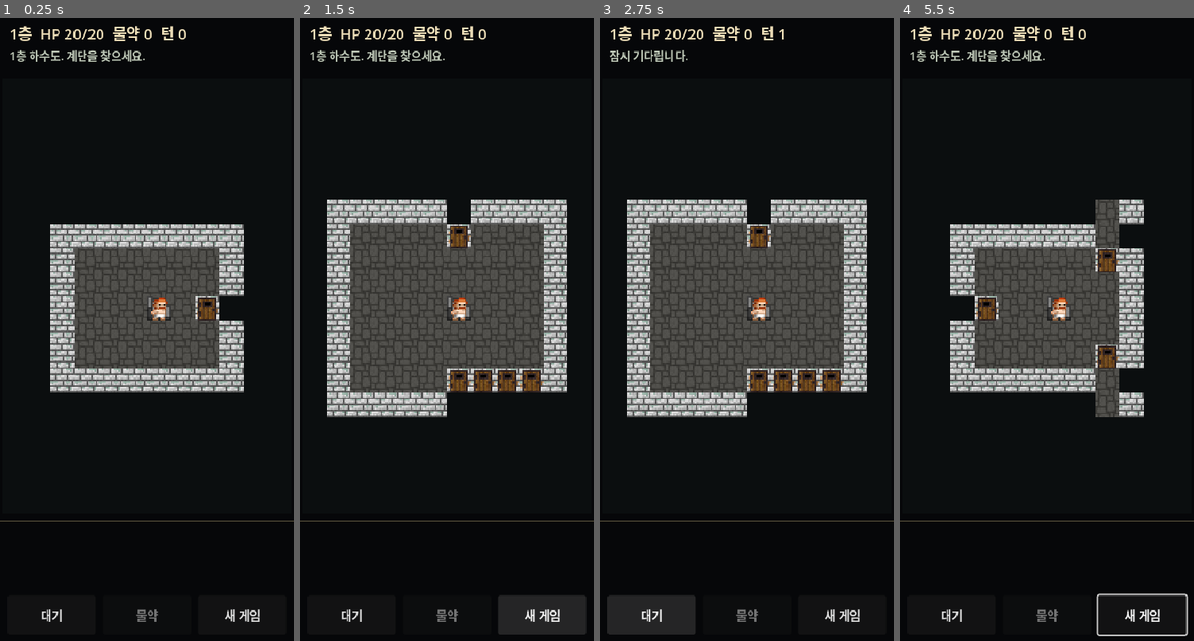
Above: before the commit, frames 1-4 (left to right).
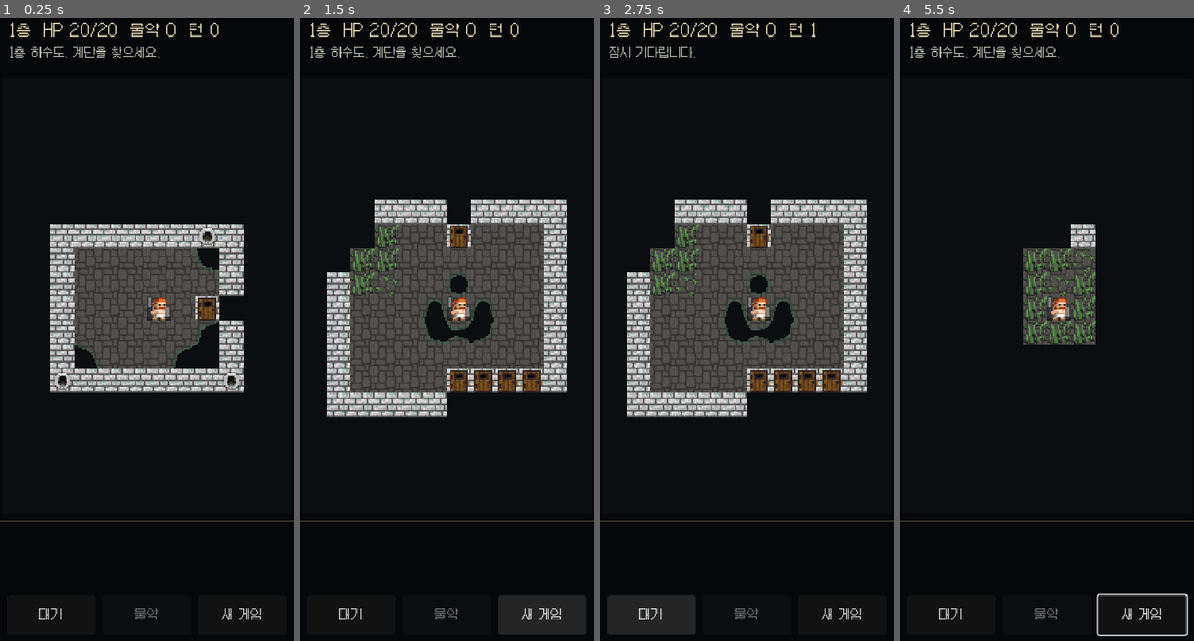
Above: after the commit, the same moments.

Repository: jinha1226/Testspd
Game: Godot game, scene res://main.tscn
Same seed, same stepped clock (60 frames per second), same inputs: the game is played once before the commit and once after it.
Inputs (mouse positions are in pixels of both pictures, inside the frame that each line leads up to):
- Up to frame 1 (0.25 s): no input
- Up to frame 2 (1.5 s): click "새 게임" at 0.5 s; click "새 게임" at 1.25 s
- Up to frame 3 (2.75 s): click "대기" at 2 s
- Up to frame 4 (5.5 s): tap Enter at 2.75, 4.25 s; move the mouse to (1047, 329) at 2.77 s; hold Right 2.78-3.53 s; tap K at 2.85 s; click (1047, 329) at 2.92 s; tap Space at 3.02, 3.5, 3.77, 5.27 s; move the mouse to (988, 360) at 3.52 s; hold Down 3.53-4.28 s; tap J at 3.6 s; click (988, 360) at 3.67 s; move the mouse to (1076, 192) at 4.27 s; hold Right 4.28-5.03 s; tap H at 4.35 s; click (1076, 192) at 4.42 s; move the mouse to (1032, 460) at 5.02 s; hold Up from 5.03 s (still down); tap L at 5.1 s; click (1032, 460) at 5.17 s

The runs differ from the first frame. In frame 1, 3.3% of the frame differs, in the area x 3-89%, y 0-97%; in frame 2, 4.9%; in frame 3, 4.5%; in frame 4, 17%.

Commit message:
Port sewer terrain and mobs; bundle Korean UI font

Diff:
--- a/main.gd
+++ b/main.gd
@@ -5,7 +5,12 @@
 const HERO_TEXTURE = preload("res://assets/warrior.png")
 const RAT_TEXTURE = preload("res://assets/rat.png")
 const SNAKE_TEXTURE = preload("res://assets/snake.png")
+const GNOLL_TEXTURE = preload("res://assets/gnoll.png")
+const SWARM_TEXTURE = preload("res://assets/swarm.png")
+const CRAB_TEXTURE = preload("res://assets/crab.png")
+const SLIME_TEXTURE = preload("res://assets/slime.png")
 const ITEM_TEXTURE = preload("res://assets/items.png")
+const UI_FONT = preload("res://assets/fonts/Galmuri11.ttf")
 const CELL_SIZE := 32.0
 const MAP_TOP := 88.0
 const MAP_BOTTOM_MARGIN := 166.0
@@ -22,6 +27,9 @@
 
 func _ready() -> void:
 	texture_filter = CanvasItem.TEXTURE_FILTER_NEAREST
+	var ui_theme := Theme.new()
+	ui_theme.default_font = UI_FONT
+	theme = ui_theme
 	run.start()
 	_create_ui()
 	_layout_ui()
@@ -106,7 +114,7 @@
 			)
 			if not run.is_explored(cell):
 				continue
-			var tile_id := _visual_tile(run.tile_at(cell))
+			var tile_id := _visual_tile(cell)
 			var source := Rect2(
 				Vector2((tile_id % 16) * 16, int(tile_id / 16) * 16),
 				Vector2(16, 16)
@@ -118,11 +126,7 @@
 					_draw_sprite(ITEM_TEXTURE, Rect2(0, 22 * 16, 16, 16), destination)
 				for mob in run.mobs:
 					if mob["pos"] == cell:
-						if mob["kind"] == "snake":
-							_draw_sprite(SNAKE_TEXTURE, Rect2(0, 0, 12, 11),
-								Rect2(destination.position + Vector2(4, 6), Vector2(24, 22)))
-						else:
-							_draw_sprite(RAT_TEXTURE, Rect2(0, 0, 16, 15), destination)
+						_draw_mob(mob["kind"], destination)
 						break
 			if cell == run.hero:
 				var hero_destination := Rect2(
@@ -139,10 +143,46 @@
 	)
 
 
-func _visual_tile(tile: int) -> int:
+func _draw_mob(kind: String, cell: Rect2) -> void:
+	match kind:
+		"snake":
+			_draw_sprite(SNAKE_TEXTURE, Rect2(0, 0, 12, 11),
+				Rect2(cell.position + Vector2(4, 6), Vector2(24, 22)))
+		"gnoll":
+			_draw_sprite(GNOLL_TEXTURE, Rect2(0, 0, 12, 15),
+				Rect2(cell.position + Vector2(4, 2), Vector2(24, 30)))
+		"swarm":
+			_draw_sprite(SWARM_TEXTURE, Rect2(0, 0, 16, 16), cell)
+		"crab":
+			_draw_sprite(CRAB_TEXTURE, Rect2(0, 0, 16, 16), cell)
+		"slime":
+			_draw_sprite(SLIME_TEXTURE, Rect2(0, 0, 14, 12),
+				Rect2(cell.position + Vector2(2, 4), Vector2(28, 24)))
+		_:
+			_draw_sprite(RAT_TEXTURE, Rect2(0, 0, 16, 15), cell)
+
+
+func _visual_tile(cell: Vector2i) -> int:
+	var tile := run.tile_at(cell)
 	match tile:
 		Run.FLOOR:
 			return 0
+		Run.FLOOR_DECO:
+			return 1
+		Run.GRASS:
+			return 2
+		Run.HIGH_GRASS:
+			return 66
+		Run.WATER:
+			# DungeonTileSheet.stitchWaterTile uses bits top/right/bottom/left.
+			var mask := 0
+			var directions := [Vector2i.UP, Vector2i.RIGHT, Vector2i.DOWN, Vector2i.LEFT]
+			for index in range(4):
+				var direction: Vector2i = directions[index]
+				var neighbor := run.tile_at(cell + direction)
+				if neighbor != Run.WATER and not Run.is_wall_tile(neighbor):
+					mask += 1 << index
+			return 32 + mask
 		Run.CLOSED_DOOR:
 			return 56
 		Run.OPEN_DOOR:
@@ -151,6 +191,8 @@
 			return 16
 		Run.EXIT:
 			return 17
+		Run.WALL_DECO:
+			return 49
 		_:
 			return 48
 
--- a/run.gd
+++ b/run.gd
@@ -3,6 +3,7 @@
 
 const ShadowCaster = preload("res://spd_shadowcaster.gd")
 const SpdCombat = preload("res://spd_combat.gd")
+const SpdPatch = preload("res://spd_patch.gd")
 
 const WIDTH := 36
 const HEIGHT := 36
@@ -12,6 +13,11 @@
 const OPEN_DOOR := 3
 const ENTRANCE := 4
 const EXIT := 5
+const WATER := 6
+const GRASS := 7
+const HIGH_GRASS := 8
+const FLOOR_DECO := 9
+const WALL_DECO := 10
 const SIGHT_RADIUS := 8
 const DIRS8 := [
 	Vector2i(-1, -1), Vector2i(0, -1), Vector2i(1, -1),
@@ -93,6 +99,7 @@
 		rooms.append_array([first, last])
 
 	_mark_doors()
+	_paint_terrain()
 	hero = _room_center(rooms.front())
 	stairs = _room_center(rooms.back())
 	tiles[_index(hero)] = ENTRANCE
@@ -109,7 +116,7 @@
 
 func _spawn_mobs() -> void:
 	# RegularLevel.createMobs presets eight enemies on depth 1. MobSpawner's
-	# depth-1 standard rotation is three rats and one snake, repeated as needed.
+	# sewer rotations are selected by depth and reshuffled when exhausted.
 	# Rare alternates and exact standard-room weighting remain to be ported.
 	var candidates: Array[Vector2i] = []
 	for room_index in range(1, rooms.size()):
@@ -117,11 +124,12 @@
 		for y in range(room.position.y, room.end.y):
 			for x in range(room.position.x, room.end.x):
 				var cell := Vector2i(x, y)
-				if tile_at(cell) == FLOOR and cell != stairs and not is_visible(cell) \
+				if not is_wall_tile(tile_at(cell)) and tile_at(cell) != CLOSED_DOOR \
+						and cell != stairs and not is_visible(cell) \
 						and maxi(absi(cell.x - hero.x), absi(cell.y - hero.y)) > 8:
 					candidates.append(cell)
 	var count := 8 if depth == 1 else 3 + depth % 5 + rng.randi_range(0, 2)
-	var rotation := ["rat", "rat", "rat", "snake"]
+	var rotation := _mob_rotation()
 	var rotation_index := 0
 	while mobs.size() < count and not candidates.is_empty():
 		if rotation_index == 0:
@@ -137,7 +145,63 @@
 			var kind: String = rotation[rotation_index]
 			mobs.append({"kind": kind, "pos": cell, "hp": SpdCombat.mob_hp(kind),
 				"state": "sleeping", "enemy_seen": false, "target": cell})
+			_trample(cell)
 			rotation_index = (rotation_index + 1) % rotation.size()
+
+
+func _mob_rotation() -> Array[String]:
+	match depth:
+		1:
+			return ["rat", "rat", "rat", "snake"]
+		2:
+			return ["rat", "rat", "snake", "gnoll", "gnoll"]
+		3:
+			return ["rat", "snake", "gnoll", "gnoll", "gnoll", "swarm", "crab"]
+		_:
+			return ["gnoll", "swarm", "crab", "crab", "slime", "slime"]
+
+
+func _paint_terrain() -> void:
+	# SewerLevel.painter() uses 30% water with five smoothing passes and
+	# 20% grass with four passes. Current rooms are still provisional.
+	var water: PackedByteArray = SpdPatch.generate(rng, WIDTH, HEIGHT, 0.30, 5, true)
+	var grass: PackedByteArray = SpdPatch.generate(rng, WIDTH, HEIGHT, 0.20, 4, true)
+	for room in rooms:
+		for y in range(room.position.y, room.end.y):
+			for x in range(room.position.x, room.end.x):
+				var index := x + y * WIDTH
+				if tiles[index] == FLOOR and water[index] != 0:
+					tiles[index] = WATER
+	for room in rooms:
+		for y in range(room.position.y, room.end.y):
+			for x in range(room.position.x, room.end.x):
+				var index := x + y * WIDTH
+				if tiles[index] != FLOOR or grass[index] == 0:
+					continue
+				var count := 1
+				for direction in DIRS8:
+					var neighbor: Vector2i = Vector2i(x, y) + direction
+					if _inside(neighbor) and grass[_index(neighbor)] != 0:
+						count += 1
+				tiles[index] = HIGH_GRASS if rng.randf() < count / 12.0 else GRASS
+	# SewerPainter.decorate(): decorate walls above water and floor near walls.
+	for y in range(1, HEIGHT - 1):
+		for x in range(1, WIDTH - 1):
+			var index := x + y * WIDTH
+			if tiles[index] == WALL and tiles[index - WIDTH] == WALL \
+					and tiles[index + WIDTH] == WATER and rng.randi_range(0, 1) == 0:
+				tiles[index] = WALL_DECO
+	for y in range(1, HEIGHT - 1):
+		for x in range(1, WIDTH - 1):
+			var index := x + y * WIDTH
+			if tiles[index] != FLOOR:
+				continue
+			var count := 0
+			for direction in [Vector2i.UP, Vector2i.RIGHT, Vector2i.DOWN, Vector2i.LEFT]:
+				if tile_at(Vector2i(x, y) + direction) == WALL:
+					count += 1
+			if rng.randi_range(0, 15) < count * count:
+				tiles[index] = FLOOR_DECO
 
 
 func _carve_room(room: Rect2i) -> void:
@@ -199,6 +263,15 @@
 	return tiles[_index(p)] if _inside(p) else WALL
 
 
+static func is_wall_tile(tile: int) -> bool:
+	return tile == WALL or tile == WALL_DECO
+
+
+func _trample(p: Vector2i) -> void:
+	if tile_at(p) == HIGH_GRASS:
+		tiles[_index(p)] = GRASS
+
+
 func is_visible(p: Vector2i) -> bool:
 	return _inside(p) and visible[_index(p)] != 0
 
@@ -218,7 +291,8 @@
 	var blocking := PackedByteArray()
 	blocking.resize(WIDTH * HEIGHT)
 	for index in range(tiles.size()):
-		blocking[index] = 1 if tiles[index] == WALL or tiles[index] == CLOSED_DOOR else 0
+		blocking[index] = 1 if is_wall_tile(tiles[index]) \
+			or tiles[index] == CLOSED_DOOR or tiles[index] == HIGH_GRASS else 0
 	return blocking
 
 
@@ -235,18 +309,20 @@
 	if absi(direction.x) > 1 or absi(direction.y) > 1:
 		return false
 	var target := hero + direction
-	if not _inside(target) or tile_at(target) == WALL:
+	if not _inside(target) or is_wall_tile(tile_at(target)):
 		message = "벽이 가로막고 있습니다."
 		return false
 	var mob_index := _mob_index_at(target)
 	if mob_index >= 0:
 		var mob: Dictionary = mobs[mob_index]
 		var kind: String = mob["kind"]
-		var name := "뱀" if kind == "snake" else "쥐"
+		var name := _mob_name(kind)
 		var strike: Dictionary = SpdCombat.warrior_attacks_mob(rng, kind, not mob["enemy_seen"])
 		if not strike["hit"]:
 			message = "공격이 빗나갔습니다."
 		else:
+			_split_swarm(mob_index, int(strike["damage"]))
+			mob = mobs[mob_index]
 			mob["hp"] = int(mob["hp"]) - int(strike["damage"])
 			if int(mob["hp"]) <= 0:
 				mobs.remove_at(mob_index)
@@ -262,6 +338,7 @@
 		message = "문을 열었습니다."
 	else:
 		hero = target
+		_trample(hero)
 		message = "이동했습니다."
 		if potions.has(hero):
 			potions.erase(hero)
@@ -314,53 +391,93 @@
 
 func _enemy_turn() -> void:
 	var blocking := _blocking_map()
-	for i in range(mobs.size()):
-		var mob: Dictionary = mobs[i]
-		var pos: Vector2i = mob["pos"]
-		var distance := maxi(absi(pos.x - hero.x), absi(pos.y - hero.y))
-		var mob_fov: PackedByteArray = ShadowCaster.cast_shadow(pos, WIDTH, HEIGHT, blocking, SIGHT_RADIUS)
-		var sees_hero := mob_fov[_index(hero)] != 0
-		if mob["state"] == "sleeping":
-			# Mob.Sleeping detects an unstealthed hero with chance 1 / distance.
-			if sees_hero and rng.randf() < 1.0 / maxf(1.0, float(distance)):
-				mob["state"] = "hunting"
-				mob["enemy_seen"] = true
-				mob["target"] = hero
-				mobs[i] = mob
+	var initial_count := mobs.size()
+	for i in range(initial_count):
+		# The source Actor scheduler grants crabs two actions per hero turn at base speed 2.
+		var actions := 2 if mobs[i]["kind"] == "crab" else 1
+		for action in range(actions):
+			_mob_act(i, blocking)
+
+
+func _mob_act(i: int, blocking: PackedByteArray) -> void:
+	var mob: Dictionary = mobs[i]
+	var pos: Vector2i = mob["pos"]
+	var distance := maxi(absi(pos.x - hero.x), absi(pos.y - hero.y))
+	var mob_fov: PackedByteArray = ShadowCaster.cast_shadow(pos, WIDTH, HEIGHT, blocking, SIGHT_RADIUS)
+	var sees_hero := mob_fov[_index(hero)] != 0
+	if mob["state"] == "sleeping":
+		# Mob.Sleeping detects an unstealthed hero with chance 1 / distance.
+		if sees_hero and rng.randf() < 1.0 / maxf(1.0, float(distance)):
+			mob["state"] = "hunting"
+			mob["enemy_seen"] = true
+			mob["target"] = hero
+			mobs[i] = mob
+		return
+	mob["enemy_seen"] = sees_hero
+	if sees_hero:
+		mob["state"] = "hunting"
+		mob["target"] = hero
+	if distance <= 1 and sees_hero:
+		var strike: Dictionary = SpdCombat.mob_attacks_warrior(rng, mob["kind"])
+		var name := _mob_name(mob["kind"])
+		if strike["hit"]:
+			hp = maxi(0, hp - int(strike["damage"]))
+			message += " %s에게 %d 피해를 받았습니다." % [name, strike["damage"]]
+		else:
+			message += " %s의 공격이 빗나갔습니다." % name
+		mobs[i] = mob
+		return
+	var goal: Vector2i = mob["target"]
+	if pos == goal:
+		mob["state"] = "wandering"
+		mobs[i] = mob
+		return
+	var best := pos
+	var best_distance := pos.distance_squared_to(goal)
+	for direction in DIRS8:
+		var next: Vector2i = pos + direction
+		if is_wall_tile(tile_at(next)) or tile_at(next) == CLOSED_DOOR or next == hero:
 			continue
-		mob["enemy_seen"] = sees_hero
-		if sees_hero:
-			mob["state"] = "hunting"
-			mob["target"] = hero
-		if distance <= 1 and sees_hero:
-			var strike: Dictionary = SpdCombat.mob_attacks_warrior(rng, mob["kind"])
-			var name := "뱀" if mob["kind"] == "snake" else "쥐"
-			if strike["hit"]:
-				hp = maxi(0, hp - int(strike["damage"]))
-				message += " %s에게 %d 피해를 받았습니다." % [name, strike["damage"]]
-			else:
-				message += " %s의 공격이 빗나갔습니다." % name
-			mobs[i] = mob
+		if _mob_index_at(next) >= 0:
 			continue
-		var goal: Vector2i = mob["target"]
-		if pos == goal:
-			mob["state"] = "wandering"
-			mobs[i] = mob
-			continue
-		var best := pos
-		var best_distance := pos.distance_squared_to(goal)
-		for direction in DIRS8:
-			var next: Vector2i = pos + direction
-			if tile_at(next) == WALL or tile_at(next) == CLOSED_DOOR or next == hero:
-				continue
-			if _mob_index_at(next) >= 0:
-				continue
-			var next_distance := next.distance_squared_to(goal)
-			if next_distance < best_distance:
-				best = next
-				best_distance = next_distance
-		mob["pos"] = best
-		mobs[i] = mob
+		var next_distance := next.distance_squared_to(goal)
+		if next_distance < best_distance:
+			best = next
+			best_distance = next_distance
+	mob["pos"] = best
+	_trample(best)
+	mobs[i] = mob
+
+
+func _split_swarm(index: int, damage: int) -> void:
+	var mob: Dictionary = mobs[index]
+	if mob["kind"] != "swarm" or int(mob["hp"]) < damage + 2:
+		return
+	var candidates: Array[Vector2i] = []
+	var origin: Vector2i = mob["pos"]
+	for direction in [Vector2i.RIGHT, Vector2i.LEFT, Vector2i.DOWN, Vector2i.UP]:
+		var cell: Vector2i = origin + direction
+		if not is_wall_tile(tile_at(cell)) and tile_at(cell) != CLOSED_DOOR \
+				and cell != hero and _mob_index_at(cell) < 0:
+			candidates.append(cell)
+	if candidates.is_empty():
+		return
+	var clone_hp := int((int(mob["hp"]) - damage) / 2)
+	mob["hp"] = int(mob["hp"]) - clone_hp
+	mobs[index] = mob
+	var cell: Vector2i = candidates[rng.randi_range(0, candidates.size() - 1)]
+	mobs.append({"kind": "swarm", "pos": cell, "hp": clone_hp,
+		"state": "hunting", "enemy_seen": true, "target": hero})
+
+
+static func _mob_name(kind: String) -> String:
+	match kind:
+		"snake": return "뱀"
+		"gnoll": return "놀"
+		"swarm": return "파리떼"
+		"crab": return "게"
+		"slime": return "슬라임"
+		_: return "쥐"
 
 
 func has_visible_enemy() -> bool:
@@ -384,7 +501,7 @@
 			break
 		for direction in DIRS8:
 			var next: Vector2i = p + direction
-			if previous.has(next) or not is_explored(next) or tile_at(next) == WALL:
+			if previous.has(next) or not is_explored(next) or is_wall_tile(tile_at(next)):
 				continue
 			previous[next] = p
 			queue.append(next)
--- a/spd_combat.gd
+++ b/spd_combat.gd
@@ -19,6 +19,14 @@
 const SNAKE_HP := 4
 const SNAKE_ATTACK_SKILL := 10
 const SNAKE_DEFENSE_SKILL := 25
+const MOB_STATS := {
+	"rat": {"hp": 8, "attack": 8, "defense": 2, "damage_min": 1, "damage_max": 4, "dr_max": 1},
+	"snake": {"hp": 4, "attack": 10, "defense": 25, "damage_min": 1, "damage_max": 4, "dr_max": 0},
+	"gnoll": {"hp": 12, "attack": 10, "defense": 4, "damage_min": 1, "damage_max": 6, "dr_max": 2},
+	"swarm": {"hp": 50, "attack": 10, "defense": 5, "damage_min": 1, "damage_max": 4, "dr_max": 0},
+	"crab": {"hp": 15, "attack": 12, "defense": 5, "damage_min": 1, "damage_max": 7, "dr_max": 4},
+	"slime": {"hp": 20, "attack": 12, "defense": 5, "damage_min": 2, "damage_max": 5, "dr_max": 0},
+}
 
 
 static func normal_int_range(rng: RandomNumberGenerator, minimum: int, maximum: int) -> int:
@@ -41,18 +49,23 @@
 
 
 static func mob_hp(kind: String) -> int:
-	return SNAKE_HP if kind == "snake" else RAT_HP
+	return int(MOB_STATS.get(kind, MOB_STATS["rat"])["hp"])
 
 
 static func warrior_attacks_mob(rng: RandomNumberGenerator, kind: String, surprised: bool) -> Dictionary:
 	# Mob.defenseSkill returns zero when surprised by the hero.
-	var defense := 0 if surprised else (SNAKE_DEFENSE_SKILL if kind == "snake" else RAT_DEFENSE_SKILL)
-	var dr_max := 0 if kind == "snake" else RAT_DR_MAX
-	return attack(rng, HERO_ATTACK_SKILL, defense,
-		WORN_SHORTSWORD_MIN, WORN_SHORTSWORD_MAX, RAT_DR_MIN, dr_max)
+	var stats: Dictionary = MOB_STATS.get(kind, MOB_STATS["rat"])
+	var defense := 0 if surprised else int(stats["defense"])
+	var strike := attack(rng, HERO_ATTACK_SKILL, defense,
+		WORN_SHORTSWORD_MIN, WORN_SHORTSWORD_MAX, 0, int(stats["dr_max"]))
+	if kind == "slime" and int(strike["damage"]) >= 5:
+		# Slime.damage caps large hits on a diminishing curve.
+		var damage := int(strike["damage"])
+		strike["damage"] = int(4.0 + (sqrt(8.0 * (damage - 4) + 1.0) - 1.0) / 2.0)
+	return strike
 
 
 static func mob_attacks_warrior(rng: RandomNumberGenerator, kind: String) -> Dictionary:
-	var attack_skill := SNAKE_ATTACK_SKILL if kind == "snake" else RAT_ATTACK_SKILL
-	return attack(rng, attack_skill, HERO_DEFENSE_SKILL,
-		RAT_DAMAGE_MIN, RAT_DAMAGE_MAX, CLOTH_ARMOR_DR_MIN, CLOTH_ARMOR_DR_MAX)
+	var stats: Dictionary = MOB_STATS.get(kind, MOB_STATS["rat"])
+	return attack(rng, int(stats["attack"]), HERO_DEFENSE_SKILL,
+		int(stats["damage_min"]), int(stats["damage_max"]), CLOTH_ARMOR_DR_MIN, CLOTH_ARMOR_DR_MAX)
--- /dev/null
+++ b/spd_patch.gd
@@ -0,0 +1,68 @@
+extends RefCounted
+## Godot port of levels/Patch.java generate(), upstream 2bb34a4.
+## RNG source differs from watabou.utils.Random, but clustering and forced
+## fill-rate rules follow the Java algorithm.
+
+
+static func generate(rng: RandomNumberGenerator, width: int, height: int,
+		fill: float, clustering: int, force_fill_rate: bool) -> PackedByteArray:
+	var length := width * height
+	var target := roundi(length * fill)
+	var fill_diff := -target
+	if force_fill_rate and clustering > 0:
+		fill += (0.5 - fill) * 0.5
+	var current := PackedByteArray()
+	var previous := PackedByteArray()
+	current.resize(length)
+	previous.resize(length)
+	for index in range(length):
+		previous[index] = 1 if rng.randf() < fill else 0
+		if previous[index] != 0:
+			fill_diff += 1
+	for iteration in range(clustering):
+		for y in range(height):
+			for x in range(width):
+				var index := x + y * width
+				var count := 0
+				var neighbors := 0
+				for dy in range(-1, 2):
+					for dx in range(-1, 2):
+						var nx := x + dx
+						var ny := y + dy
+						if nx >= 0 and ny >= 0 and nx < width and ny < height:
+							neighbors += 1
+							if previous[nx + ny * width] != 0:
+								count += 1
+				current[index] = 1 if 2 * count >= neighbors else 0
+				if current[index] != previous[index]:
+					fill_diff += 1 if current[index] != 0 else -1
+		var swap := current
+		current = previous
+		previous = swap
+	if force_fill_rate and mini(width, height) > 2:
+		var growing := fill_diff < 0
+		var correction_steps := 0
+		while fill_diff != 0 and correction_steps < length * 20:
+			correction_steps += 1
+			var cell := 0
+			var tries := 0
+			while true:
+				cell = rng.randi_range(1, width - 2) + rng.randi_range(1, height - 2) * width
+				tries += 1
+				if (previous[cell] != 0) == growing or tries * 10 >= length:
+					break
+			for dy in range(-1, 2):
+				for dx in range(-1, 2):
+					var neighbor := cell + dx + dy * width
+					if fill_diff != 0 and (previous[neighbor] != 0) != growing:
+						previous[neighbor] = 1 if growing else 0
+						fill_diff += 1 if growing else -1
+		# The Java loop has no bound. Keep malformed Godot maps from hanging.
+		if fill_diff != 0:
+			for index in range(length):
+				if fill_diff == 0:
+					break
+				if (previous[index] != 0) != growing:
+					previous[index] = 1 if growing else 0
+					fill_diff += 1 if growing else -1
+	return previous
--- /dev/null
+++ b/tests/font.gd
@@ -0,0 +1,27 @@
+extends SceneTree
+
+const MAIN = preload("res://main.gd")
+const FONT = preload("res://assets/fonts/Galmuri11.ttf")
+
+
+func _initialize() -> void:
+	for index in range("한글 층 쥐 뱀 회복 물약 새 게임".length()):
+		var codepoint := "한글 층 쥐 뱀 회복 물약 새 게임".unicode_at(index)
+		if codepoint != 32 and not FONT.has_char(codepoint):
+			push_error("Korean UI font is missing U+%04X" % codepoint)
+			quit(1)
+			return
+	var screen: Control = MAIN.new()
+	root.add_child(screen)
+	call_deferred("_check_font", screen)
+
+
+func _check_font(screen: Control) -> void:
+	if screen.status_label.get_theme_font("font") != FONT \
+			or screen.message_label.get_theme_font("font") != FONT \
+			or screen.wait_button.get_theme_font("font") != FONT:
+		push_error("Korean font was not applied to all UI controls")
+		quit(1)
+		return
+	print("Korean UI font passed")
+	quit()
--- a/tests/smoke.gd
+++ b/tests/smoke.gd
@@ -3,12 +3,20 @@
 const Run = preload("res://run.gd")
 const ShadowCaster = preload("res://spd_shadowcaster.gd")
 const SpdCombat = preload("res://spd_combat.gd")
+const SpdPatch = preload("res://spd_patch.gd")
 
 
 func _initialize() -> void:
 	var run = Run.new()
+	var water_cells := 0
+	var grass_cells := 0
 	for seed_value in range(1, 51):
 		run.start(seed_value)
+		for terrain in run.tiles:
+			if terrain == Run.WATER:
+				water_cells += 1
+			elif terrain == Run.GRASS or terrain == Run.HIGH_GRASS:
+				grass_cells += 1
 		if run.rooms.size() < 2 or not _reachable(run):
 			push_error("unreachable exit for seed %d" % seed_value)
 			quit(1)
@@ -36,6 +44,20 @@
 			push_error("wrong depth-1 mob rotation for seed %d" % seed_value)
 			quit(1)
 			return
+	if water_cells == 0 or grass_cells == 0:
+		push_error("sewer water and grass painter produced no terrain")
+		quit(1)
+		return
+	var patch_rng := RandomNumberGenerator.new()
+	patch_rng.seed = 44
+	var lake: PackedByteArray = SpdPatch.generate(patch_rng, 36, 36, 0.30, 5, true)
+	var filled := 0
+	for cell in lake:
+		filled += int(cell)
+	if filled != roundi(36 * 36 * 0.30):
+		push_error("original Patch force-fill rate was not preserved")
+		quit(1)
+		return
 
 	var blocking := PackedByteArray()
 	blocking.resize(11 * 11)
@@ -62,12 +84,38 @@
 		push_error("snake's original evasion is not reflected in combat")
 		quit(1)
 		return
+	for kind in ["gnoll", "swarm", "crab", "slime"]:
+		if SpdCombat.mob_hp(kind) != SpdCombat.MOB_STATS[kind]["hp"]:
+			push_error("sewer mob HP does not match the Java source: %s" % kind)
+			quit(1)
+			return
+	for trial in range(100):
+		var slime_hit: Dictionary = SpdCombat.warrior_attacks_mob(combat_rng, "slime", true)
+		if int(slime_hit["damage"]) > 6:
+			push_error("slime damage resistance was not applied")
+			quit(1)
+			return
+	run.depth = 2
+	run._build_floor()
+	var has_gnoll := false
+	for mob in run.mobs:
+		if mob["kind"] == "gnoll":
+			has_gnoll = true
+		if not ["rat", "snake", "gnoll"].has(mob["kind"]):
+			push_error("unexpected depth-2 enemy")
+			quit(1)
+			return
+	if not has_gnoll:
+		push_error("depth-2 gnolls were not spawned")
+		quit(1)
+		return
 
 	run.start(42)
 	run.mobs.clear()
 	var adjacent := Vector2i.ZERO
 	for direction in Run.DIRS8:
-		if run.tile_at(run.hero + direction) == Run.FLOOR:
+		if not Run.is_wall_tile(run.tile_at(run.hero + direction)) \
+				and run.tile_at(run.hero + direction) != Run.CLOSED_DOOR:
 			adjacent = direction
 			break
 	if adjacent == Vector2i.ZERO:
@@ -116,7 +164,8 @@
 	var moved_down := false
 	for direction in Run.DIRS8:
 		var stairs_neighbor: Vector2i = run.stairs + direction
-		if run.tile_at(stairs_neighbor) != Run.WALL and run.tile_at(stairs_neighbor) != Run.CLOSED_DOOR:
+		if not Run.is_wall_tile(run.tile_at(stairs_neighbor)) \
+				and run.tile_at(stairs_neighbor) != Run.CLOSED_DOOR:
 			run.hero = stairs_neighbor
 			run.step(-direction)
 			moved_down = run.depth == 2
@@ -125,7 +174,7 @@
 		push_error("descending stairs failed")
 		quit(1)
 		return
-	print("SPD port smoke passed: 50 connected seeds, FOV, floor-1 mobs, combat, healing, descent")
+	print("SPD port smoke passed: 50 connected seeds, sewer paint, FOV, sewer mobs, combat, healing, descent")
 	quit()
 
 
@@ -140,7 +189,7 @@
 			return true
 		for direction in Run.DIRS8:
 			var next: Vector2i = p + direction
-			if seen.has(next) or run.tile_at(next) == Run.WALL:
+			if seen.has(next) or Run.is_wall_tile(run.tile_at(next)):
 				continue
 			seen[next] = true
 			queue.append(next)
Binary file added: assets/crab.png
Not shown, added: assets/crab.png.import
Not shown, added: assets/fonts/Galmuri11.LICENSE.txt
Binary file added: assets/fonts/Galmuri11.ttf
Not shown, added: assets/fonts/Galmuri11.ttf.import
Binary file added: assets/gnoll.png
Not shown, added: assets/gnoll.png.import
Binary file added: assets/slime.png
Not shown, added: assets/slime.png.import
Binary file added: assets/swarm.png
Not shown, added: assets/swarm.png.import
Not shown, added: spd_patch.gd.uid
(and 6 more such lines)
